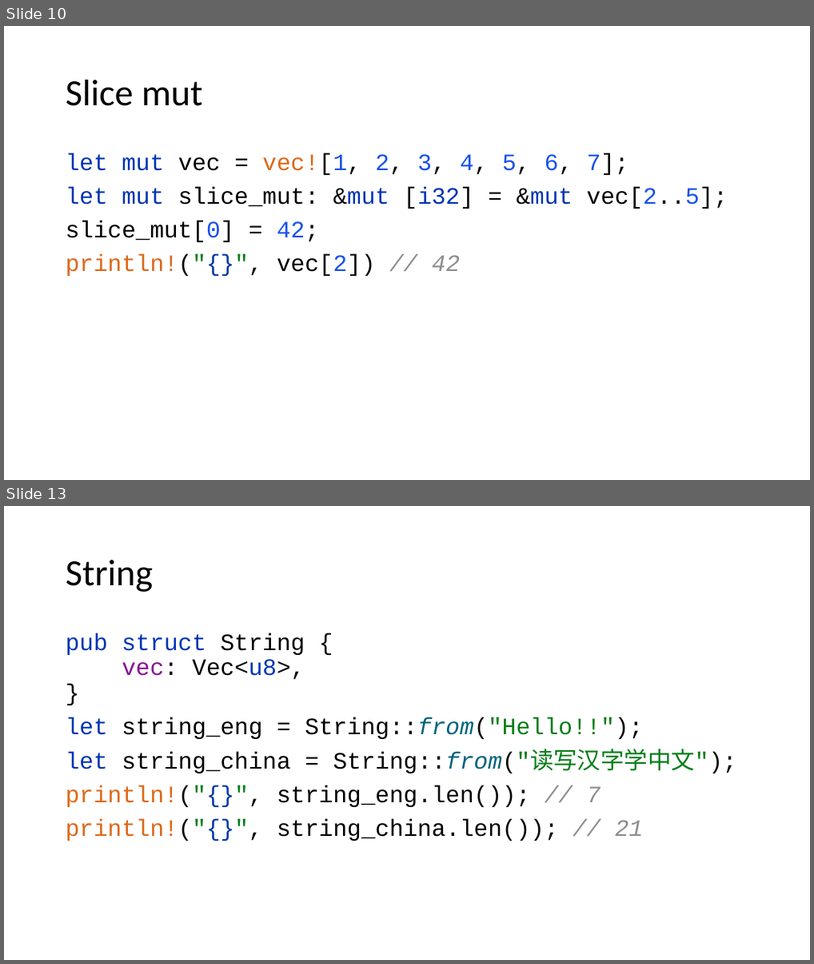
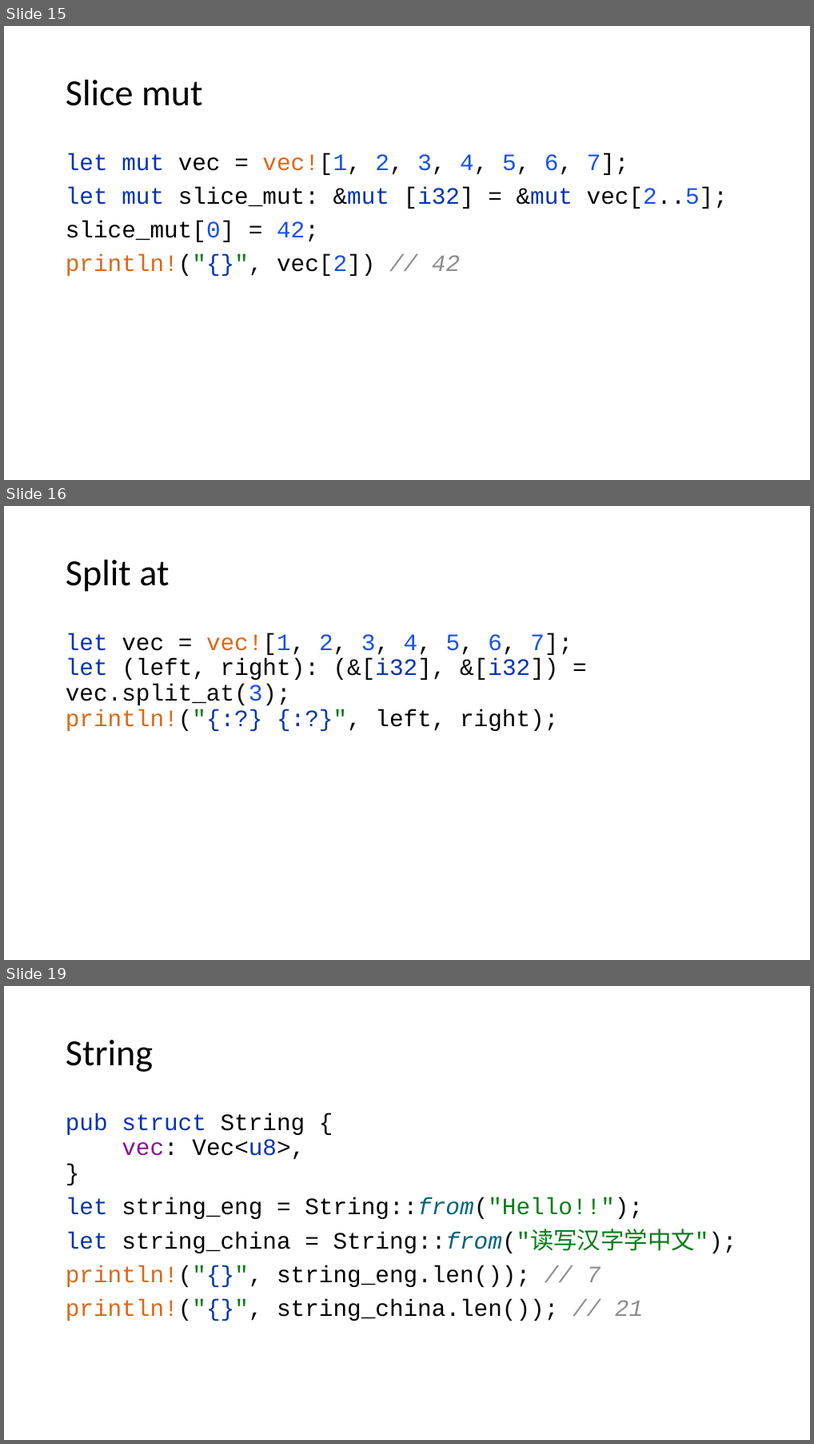
Before and after one commit to kugushev/course-rust-basics, a slide deck: pres/07-Collections.pptx. Shown one above the other, each under a label of ours: slides 10 and 13 before the commit, slides 15, 16 and 19 after it; the slides between them are not shown. The pictures are 814x964 and 814x1444 pixels, drawn with LibreOffice and Linux fonts; fonts in the diff are those of the drawing. Boxes give left, top, right and bottom in pixels: in the first picture for what was removed or moved away, otherwise in the second. Text is boxed around its words. In the diff, an @@ line names an element or a change of style, - is before the commit and + after.

```diff
--- a/pres/07-Collections.pptx
+++ b/pres/07-Collections.pptx
@@ slide 16 added at (x1=4, y1=506, x2=810, y2=960), background #FFFFFF @@
@@ title added at (x1=66, y1=560, x2=169, y2=592), 44 pt, text #000000 @@
+Split at
@@ text added at (x1=66, y1=633, x2=573, y2=731), 28 pt, text #080808 @@
+let vec = vec![1, 2, 3, 4, 5, 6, 7];
+let (left, right): (&[i32], &[i32]) = vec.split_at(3);
+println!("{:?} {:?}", left, right);
@@ what was slide 10 is now slide 15 @@
@@ what was slide 13 is now slide 19 @@
```
Also in this commit, not shown: 2 slides changed, 8 other slides added, 2 other files.
